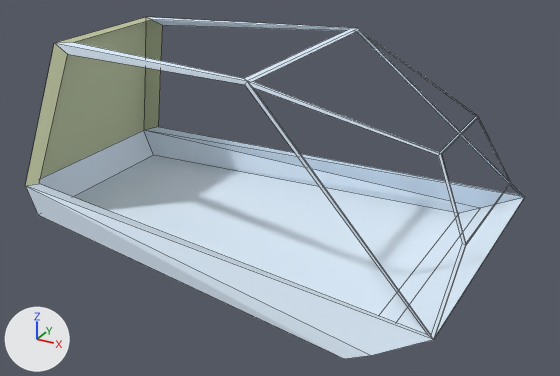
The Blender file Assets/Models/Mechs/Deathbringer/Deathbringer/Deathbringer_Cockpit.blend, before and after one commit.
The view is the same before and after, from a camera (50 mm lens) standing at (1.1, -2.098, 0.868) and looking at (-0.039, -0.027, -0.168). Arrows for +X, +Y and +Z are at lower left; the lights stay in place. Mesh edges are drawn as thin lines.

Before the edit, the objects in view are built like this:
```python
me_m_deathbringer_001 = bpy.data.meshes.new('m_DeathBringer.001')
me_m_deathbringer_001.from_pydata(...)  # 54 vertices, 45 faces; spans x -0.51..0.51, y -0.89..0.65, z -0.38..0.3
# faces by material slot: [41, 4]
me_m_deathbringer_001.materials.append(mat_cockpit)  # white #e1f1ff
me_m_deathbringer_001.materials.append(mat_base)  # green #bfc5a3
# before: 2 (0.34, -0.89, -0.22) at pixel (25, 185), 3 (0.25, -0.76, 0.28) at pixel (54, 42), 6 (-0.24, -0.76, 0.28) at pixel (145, 16), 35 (-0.34, -0.81, -0.19) at pixel (158, 126), 38 (-0.25, -0.69, 0.26) at pixel (162, 25)
# before: 40 (0.34, -0.81, -0.19) at pixel (39, 183), 41 (0.26, -0.69, 0.26) at pixel (67, 54), 43 (0.21, -0.71, 0.28) at pixel (73, 42), 46 (-0.2, -0.71, 0.28) at pixel (152, 19), 51 (-0.33, -0.85, -0.32) at pixel (153, 155)
# before: 52 (0.33, -0.85, -0.32) at pixel (38, 215), 53 (-0.33, -0.89, -0.22) at pixel (143, 130)
ob_deathbringer_mesh_001 = bpy.data.objects.new('DeathBringer_mesh.001', me_m_deathbringer_001)
ob_deathbringer_mesh_001.location = (0.0, 0.0, 0.0)
ob_deathbringer_mesh_001.rotation_euler = (0.0, 0.0, 4.712)  # degrees (0, 0, 270)
```
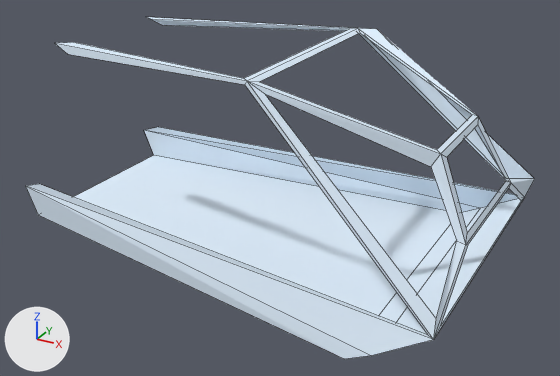
Location of each change, (x1, y1, x2, y2) in pixels of the pictures (560 x 376 px; the box of a moved part takes in the faces that stretch with it):
'DeathBringer_mesh.001', reshaped
    before: (25, 17, 524, 359)
    after: (26, 17, 534, 359)
part 1 of me_m_deathbringer_001, deleted
    before: (25, 17, 163, 197)
part 2 of me_m_deathbringer_001, moved or reshaped
    before: (247, 28, 524, 339)
    after: (247, 28, 534, 339)

The change, as a list of edits to the scene's bpy script:
```text
Change me_m_deathbringer_001:
    used by ob_deathbringer_mesh_001; location = (0.0, 0.0, 0.0); rotation_euler = (0.0, 0.0, 4.712), in degrees (0, 0, 270)
    verts and faces of me_m_deathbringer_001; kept vertices keep their numbers, new ones are numbered from 54
    remove me_m_deathbringer_001.from_pydata(...)  # 54 vertices, 45 faces; spans x -0.51..0.51, y -0.89..0.65, z -0.38..0.3
    add me_m_deathbringer_001.from_pydata(...)  # 54 vertices, 40 faces; spans x -0.51..0.51, y -0.89..0.68, z -0.38..0.3
    me_m_deathbringer_001 part 1
    add delete_faces([(2, 52, 51, 53), (2, 3, 41, 40), (3, 6, 46, 43), (2, 53, 6, 3), (6, 53, 35, 38)])
    me_m_deathbringer_001 part 2
    20 vertices move from x -0.49..0.49, y 0.06..0.65, z -0.25..0.29 to x -0.5..0.47, y 0.07..0.68, z -0.25..0.3
    remove me_m_deathbringer_001.materials.append(mat_base)  # green #bfc5a3
```
